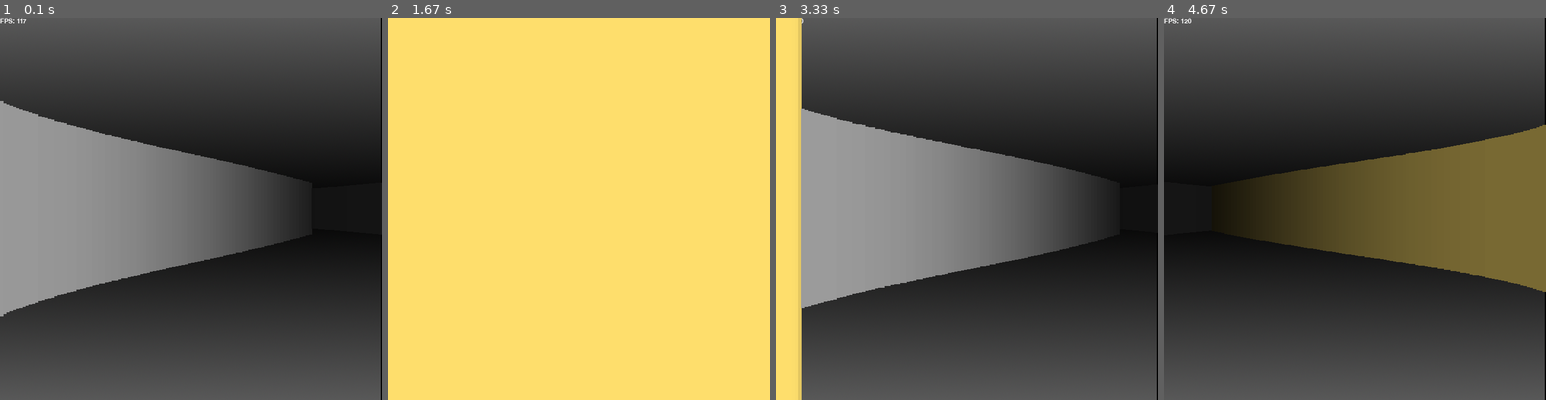
Above: before the commit, frames 1-4 (left to right).
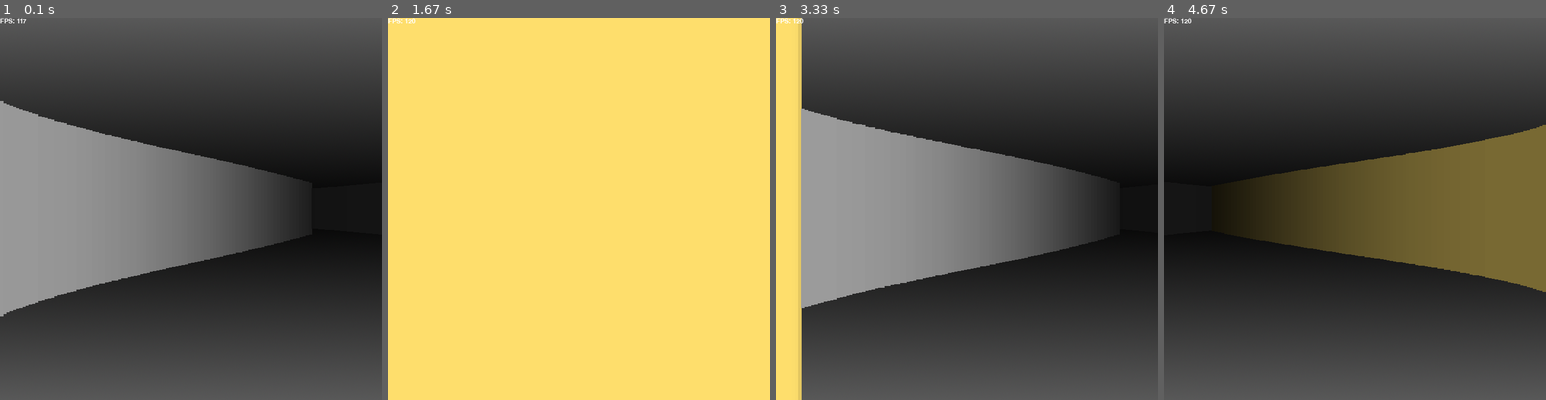
Above: after the commit, the same moments.

Repository: natyavidhan/pygame-raycaster-thingy
Game: pygame game, started from main.py
Same seed, same stepped clock (60 frames per second), same inputs: the game is played once before the commit and once after it.
Inputs:
- Up to frame 1 (0.1 s): no input
- Up to frame 2 (1.67 s): hold D 0.33-0.8 s; hold W 0.83-1.3 s; hold D from 1.33 s (still down)
- Up to frame 3 (3.33 s): release D at 1.8 s; hold A 1.83-2.37 s; hold S 2.4-2.87 s; hold A from 2.9 s (still down)
- Up to frame 4 (4.67 s): release A at 3.37 s; hold W 3.4-3.87 s; hold D 3.9-4.53 s; hold S from 4.57 s (still down)

The runs differ from the first frame. In frame 1, 0.2% of the frame differs, in the area x 99-100%, y 0-100%; in frame 2, less than 0.1%; in frame 3, 0.3%, in the area x 0-100%, y 0-100%; in frame 4, 0.2%.

Commit message:
map looping

Diff:
--- a/raycaster.py
+++ b/raycaster.py
@@ -21,7 +21,6 @@
         self.running = True
         self.TILESIZE = 32
         self.pxData = []
-        self.gameMap = []
         self.player = player
 
         self.fov = fov * math.pi / 180
@@ -32,6 +31,7 @@
         self.img = Image.open(mapFile)
         self.img = self.img.convert("RGB")
         self.background = pygame.image.load(background)
+        self.gamemap = pygame.image.load(mapFile)
 
     def loadMap(self):
         for i in range(640):
@@ -43,17 +43,27 @@
         start_angle = self.player.angle - self.fov / 2
         rays = []
         SCALE = (640) / self.casted_rays
+        # self.screen.blit(self.gamemap, (0,0))
+
         for ray in range(self.casted_rays):
             for depth in range(int(self.max_depth / self.STEPS)):
                 x = self.player.x - math.sin(start_angle) * (depth * self.STEPS)
                 y = self.player.y + math.cos(start_angle) * (depth * self.STEPS)
-                if self.pxData[int(x)][int(y)] != (0, 0, 0):
+                if x < 0:
+                    x = x + 640
+                if y < 0:
+                    y = y + 640
+                if x > 639:
+                    x = x - 640
+                if y > 639:
+                    y = y - 640
+                if self.pxData[int(x)%640][int(y)%640] != (0, 0, 0):
                     break
             depth += 0.0001
 
             start_angle += self.fov / self.casted_rays
             cdep = depth * self.STEPS
-            color = list(self.pxData[int(x)][int(y)])
+            color = list(self.pxData[int(x)%640][int(y)%640])
             color_dep = []
             for c in color:
                 cc = c / ((1 + cdep * cdep * 0.0001))
@@ -73,6 +83,14 @@
                     wall_height,
                 ),
             )
+            # pygame.draw.line(
+            #     self.screen,
+            #     (255, 255, 255),
+            #     (int(self.player.x), int(self.player.y)),
+            #     (int(x), int(y)),
+            #     1
+            # )
+
 
     def run(self):
         while self.running:
@@ -101,7 +119,16 @@
                     self.player.y
                     + math.cos(self.player.angle) * self.player.speed * delta_time
                 )
-                if pxData[int(nextX)][int(nextY)] == (0, 0, 0):
+                if nextX < 0:
+                    nextX = nextX + 640
+                if nextY < 0:
+                    nextY = nextY + 640
+                if nextX > 639:
+                    nextX = nextX - 640
+                if nextY > 639:
+                    nextY = nextY - 640
+
+                if pxData[int(nextX)%640][int(nextY)%640] == (0, 0, 0):
                     self.player.x = nextX
                     self.player.y = nextY
             if keys[pygame.K_s]:
@@ -113,9 +140,20 @@
                     self.player.y
                     + -math.cos(self.player.angle) * self.player.speed * delta_time
                 )
-                if pxData[int(nextX)][int(nextY)] ==  (0, 0, 0):
+                if nextX < 0:
+                    nextX = nextX + 640
+                if nextY < 0:
+                    nextY = nextY + 640
+                if nextX > 639:
+                    nextX = nextX - 640
+                if nextY > 639:
+                    nextY = nextY - 640
+                if pxData[int(nextX)%640][int(nextY)%640] ==  (0, 0, 0):
                     self.player.x = nextX
                     self.player.y = nextY
+
+
+            self.cast_rays()
 
             fps = f"FPS: {round(self.clock.get_fps())}"
             self.screen.blit(
@@ -125,8 +163,5 @@
                 (0, 0),
             )
 
-            pygame.draw.line(self.screen, (0, 0, 0), (639, 0), (639, 640), 3)
-            self.cast_rays()
-
             pygame.display.flip()
             self.clock.tick(120)
